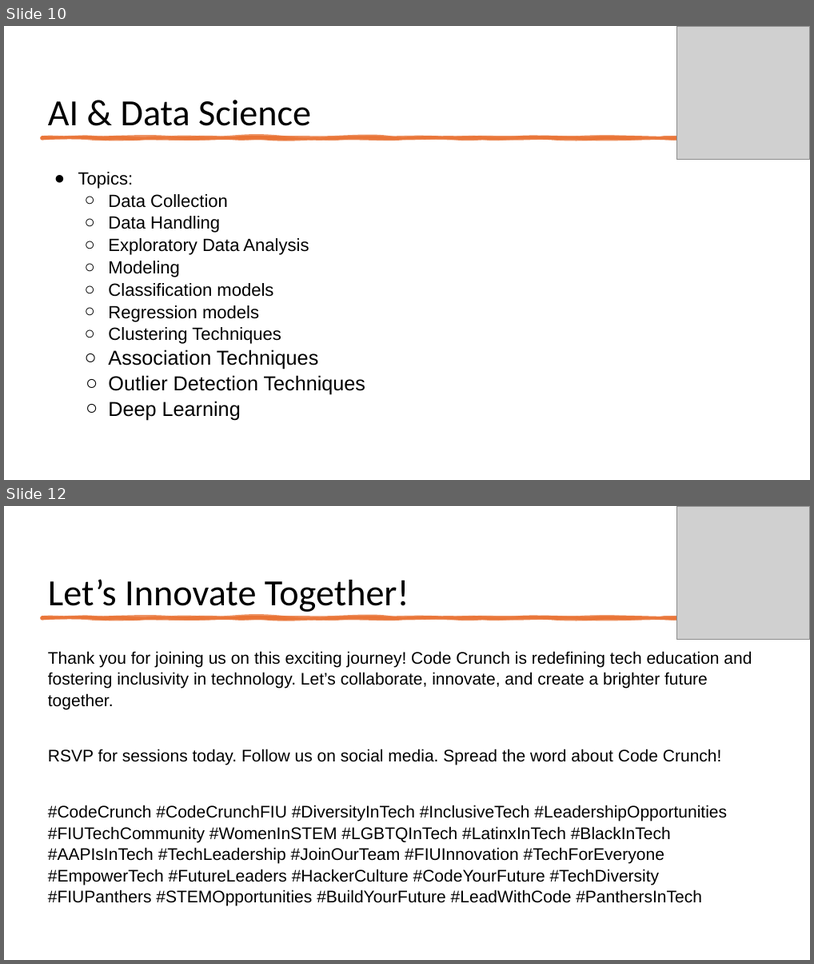
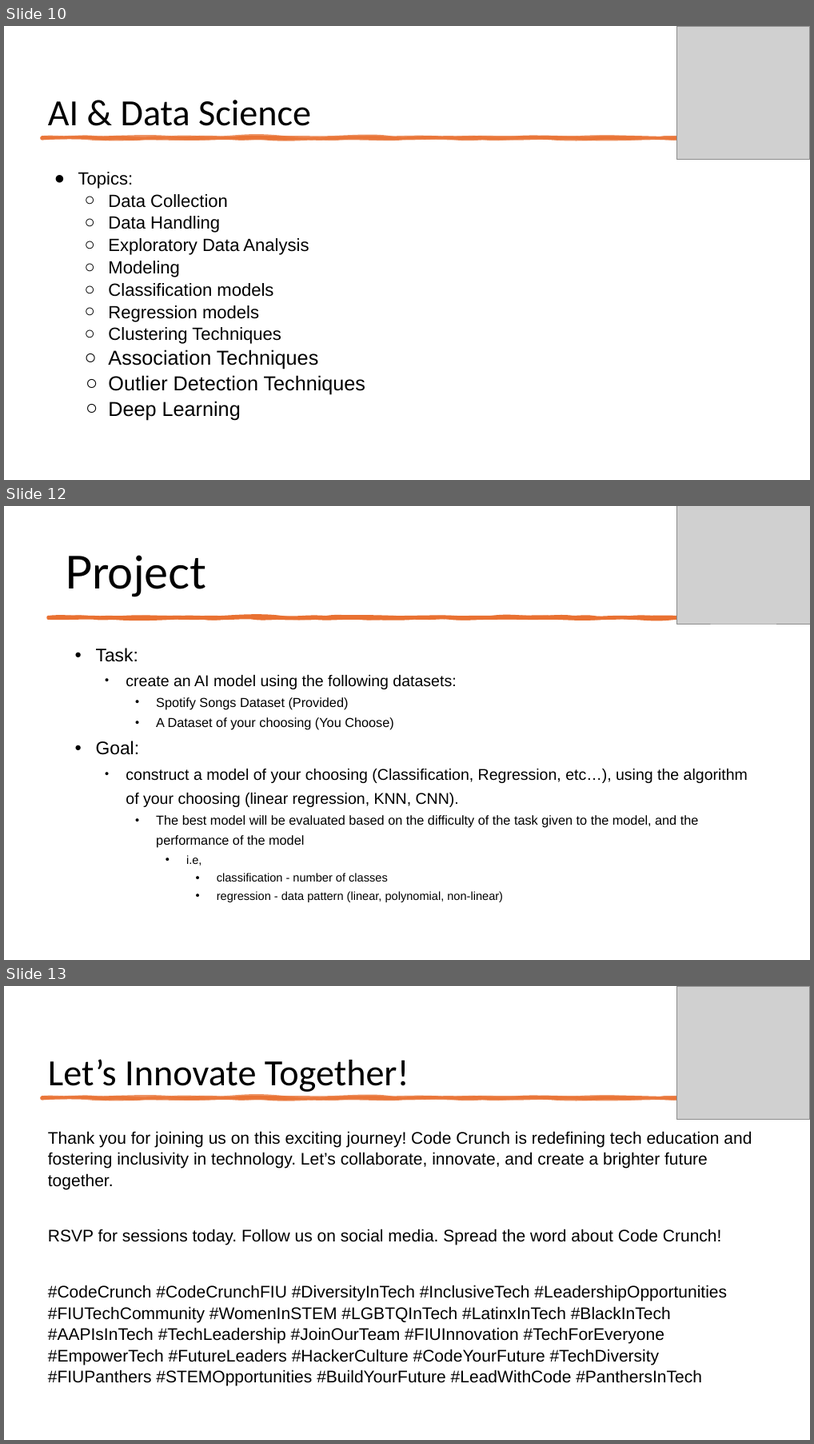
Before and after one commit to CODECRUNCHWORLDWIDE/C5-CRUNCH-AI-DATA-SCIENCE, a slide deck: Unit-0/INTRODUCTION.pptx. Shown one above the other, each under a label of ours: slides 10 and 12 before the commit, slides 10, 12 and 13 after it; the slides between them are not shown. The pictures are 814x964 and 814x1444 pixels, drawn with LibreOffice and Linux fonts; fonts in the diff are those of the drawing; grey boxes stand for pictures. Boxes give left, top, right and bottom in pixels: in the first picture for what was removed or moved away, otherwise in the second. Text is boxed around its words. In the diff, an @@ line names an element or a change of style, - is before the commit and + after.

```diff
--- a/Unit-0/INTRODUCTION.pptx
+++ b/Unit-0/INTRODUCTION.pptx
@@ slide 12 added at (4, 506, 810, 960), background #FFFFFF @@
@@ picture added at (678, 506, 810, 624) @@
@@ title added at (66, 555, 206, 596), 54 pt, text #000000 @@
+Project
@@ freeform shape added at (48, 616, 766, 618), fill #E97132, outline #E97132 3.25 pt @@
@@ text added at (96, 648, 748, 902), 18.6 pt, text #000000 @@
+● Task:
+  • create an AI model using the following datasets:
+    • Spotify Songs Dataset (Provided)
+    • A Dataset of your choosing (You Choose)
+● Goal:
+  • construct a model of your choosing (Classification, Regression, etc…), using the algorithm of your choosing (linear regression, KNN, CNN).
+    • The best model will be evaluated based on the difficulty of the task given to the model, and the performance of the model
+      • i.e,
+        • classification - number of classes
+        • regression - data pattern (linear, polynomial, non-linear)
@@ what was slide 12 is now slide 13 @@
```
Also in this commit, not shown: 3 slides changed, 3 other files.
